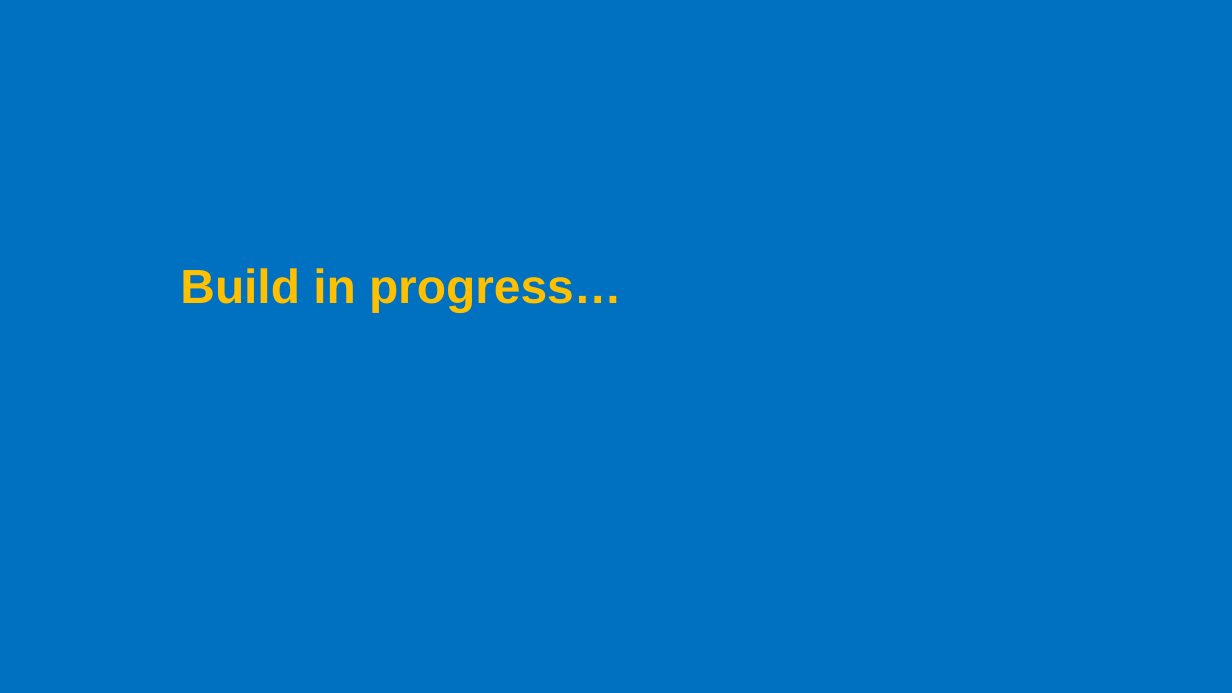
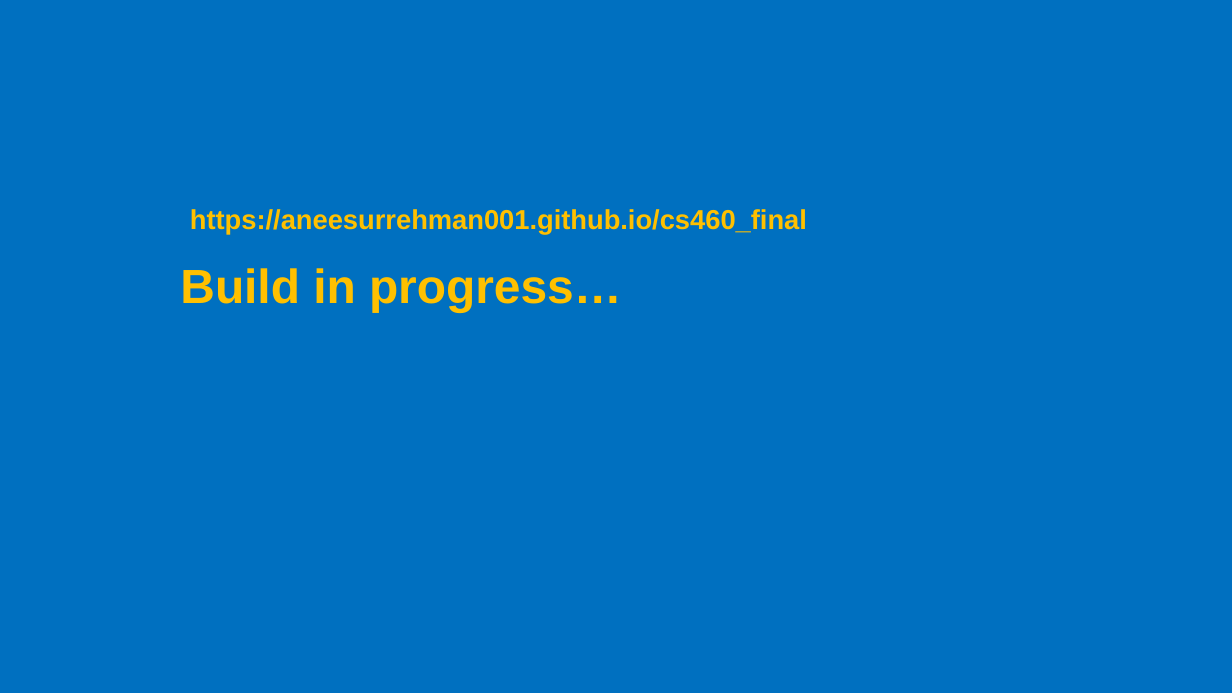
Before and after one commit to ThucNguyen007/cs460student, a slide deck: slide 4 of cs460Final.pptx. Drawn at 1232x693 pixels with LibreOffice and Linux fonts; fonts in the diff are those of the drawing. Boxes give left, top, right and bottom in pixels: in the first picture for what was removed or moved away, otherwise in the second. Text is boxed around its words. In the diff, an @@ line names an element or a change of style, - is before the commit and + after.

```diff
--- a/cs460Final.pptx
+++ b/cs460Final.pptx
@@ text added at (x1=190, y1=209, x2=807, y2=234), 16 pt, text #FFC000, bold @@
+https://aneesurrehman001.github.io/cs460_final
```
Also in this commit, not shown: 1 other slide changed, 1 slide added, 1 slide removed, 7 other files.
